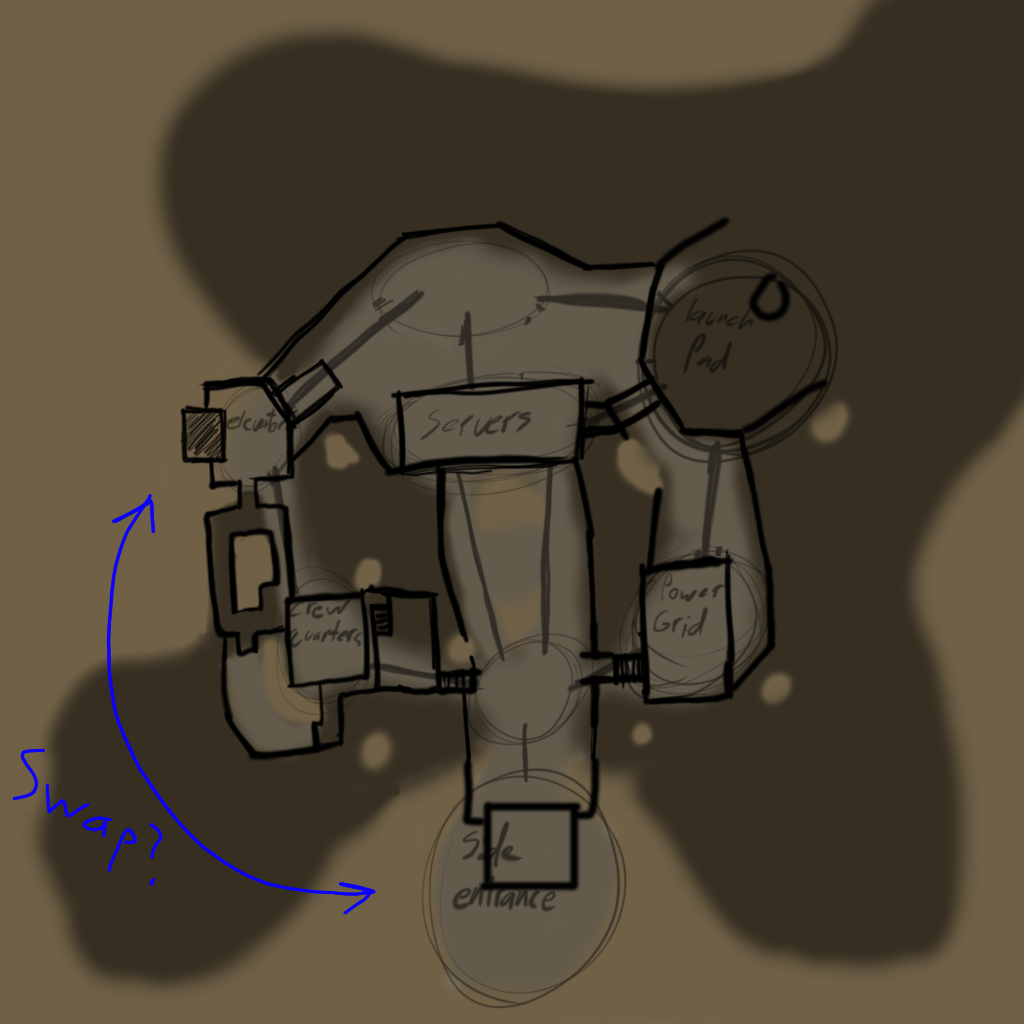
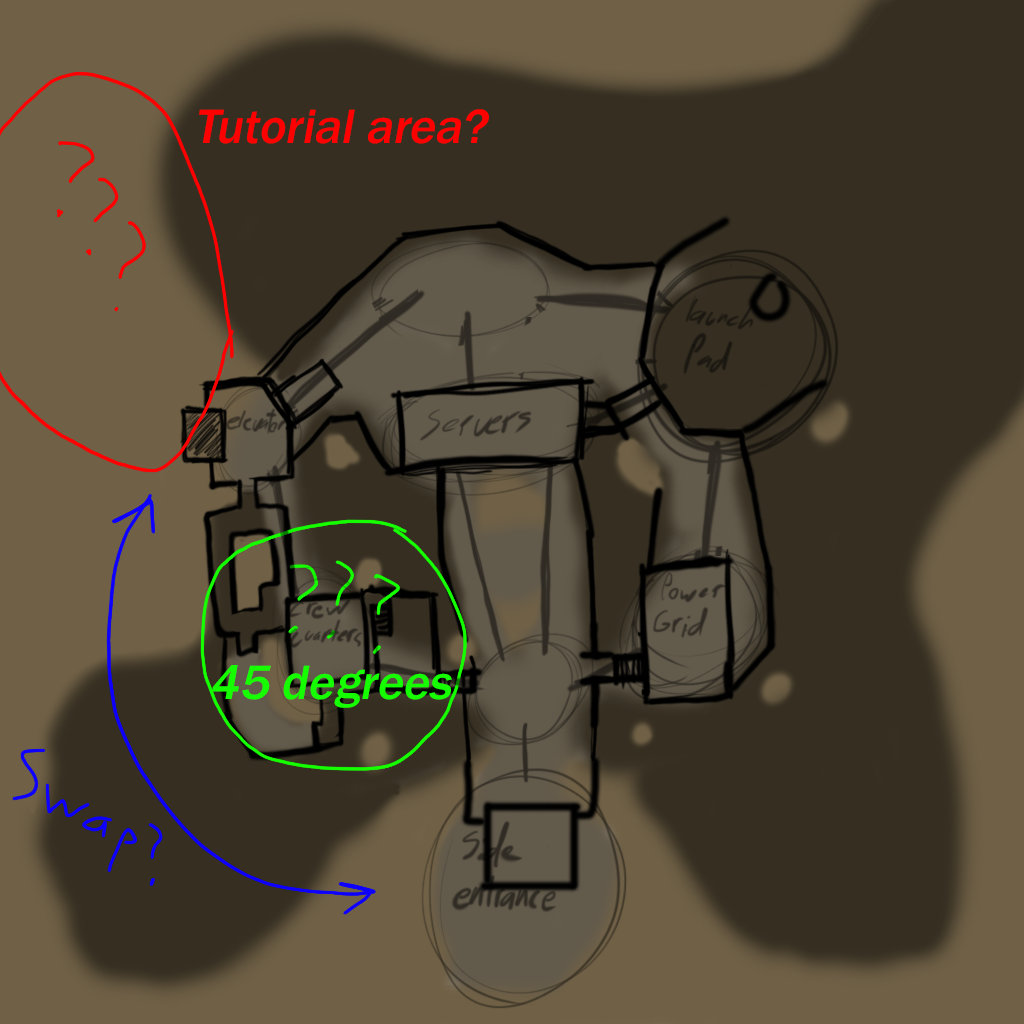
Comparing the layer stacks of the two w=1024, h=1024 images. Changes:
added layer "Tutorial area?" above "45 degrees" over [199, 109, 489, 144]
added layer "45 degrees" above "Layer 1" over [212, 665, 452, 708]
painted on "Layer 4" over [0, 71, 467, 771]
